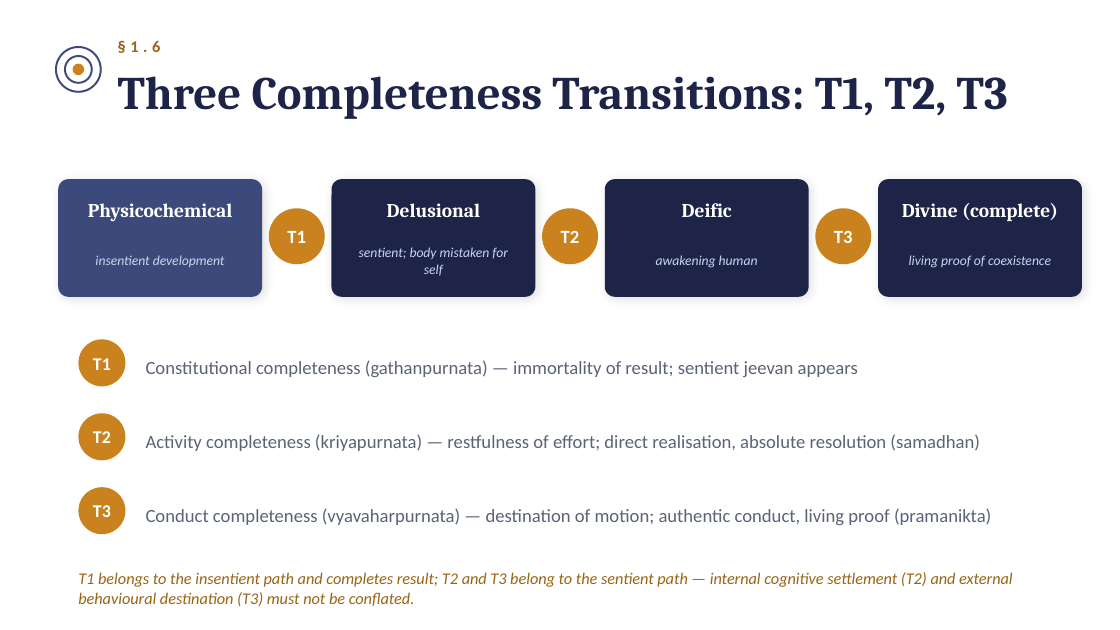
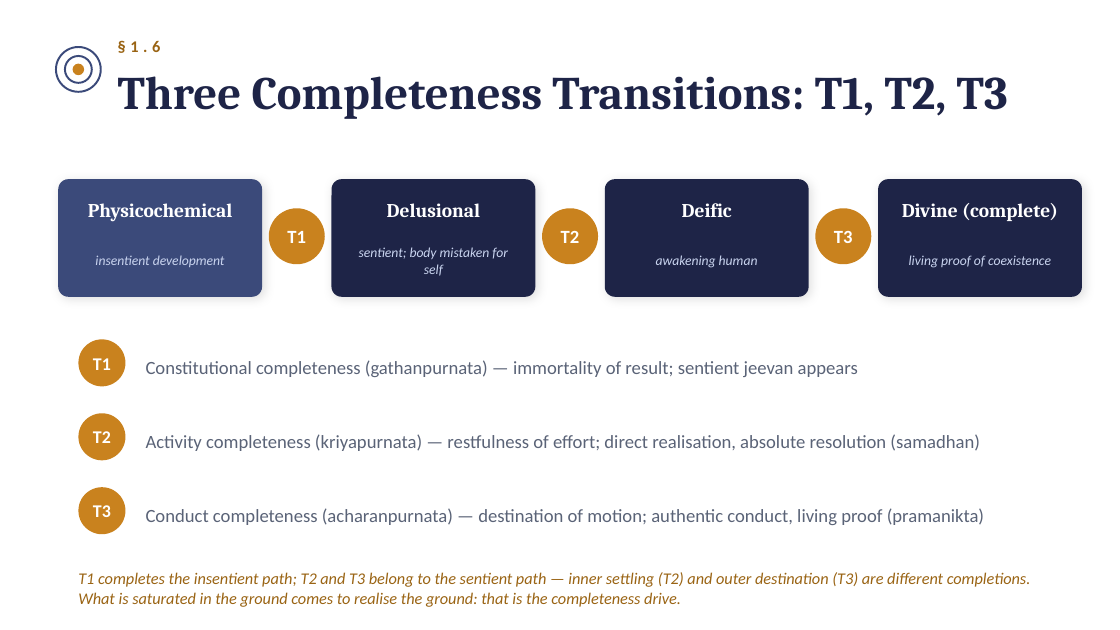
Before and after one commit to raghavamohan/AnalyticMadhyasthDarshan, a slide deck: slide 9 of Studies/The-Ontology-of-Coexistence/The-Ontology-of-Existence-Madhyasth-Darshan.pptx. Drawn at 1120x630 pixels with LibreOffice and Linux fonts; fonts in the diff are those of the drawing. Boxes give left, top, right and bottom in pixels: in the first picture for what was removed or moved away, otherwise in the second. Text is boxed around its words. In the diff, an @@ line names an element or a change of style, - is before the commit and + after.

```diff
--- a/Studies/The-Ontology-of-Coexistence/The-Ontology-of-Existence-Madhyasth-Darshan.pptx
+++ b/Studies/The-Ontology-of-Coexistence/The-Ontology-of-Existence-Madhyasth-Darshan.pptx
@@ text at [146, 508, 984, 525]: text changed @@
-Conduct completeness (vyavaharpurnata) — destination of motion; authentic conduct, living proof (pramanikta)
+Conduct completeness (acharanpurnata) — destination of motion; authentic conduct, living proof (pramanikta)
@@ text at [78, 572, 1031, 607]: text changed @@
-T1 belongs to the insentient path and completes result; T2 and T3 belong to the sentient path — internal cognitive settlement (T2) and external behavioural destination (T3) must not be conflated.
+T1 completes the insentient path; T2 and T3 belong to the sentient path — inner settling (T2) and outer destination (T3) are different completions. What is saturated in the ground comes to realise the ground: that is the completeness drive.
```
Also in this commit, not shown: 6 other slides changed, 1 slide added.
